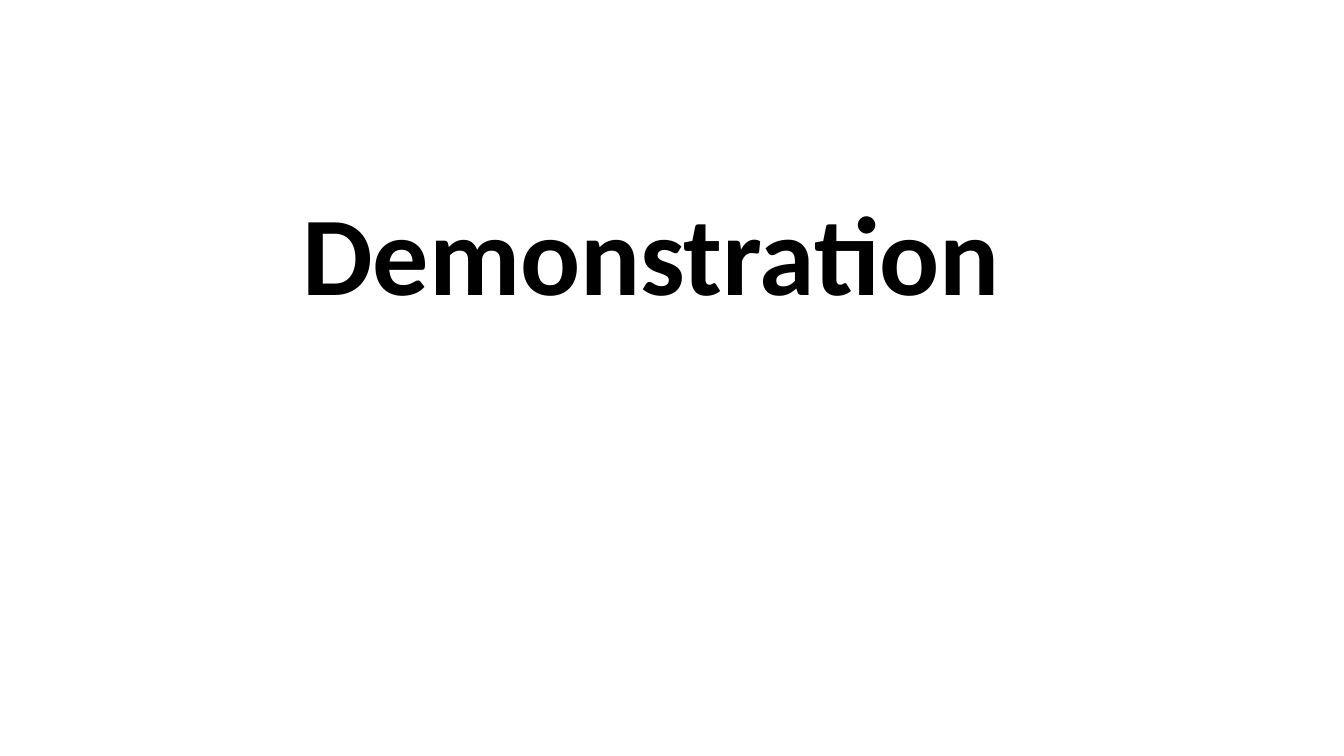
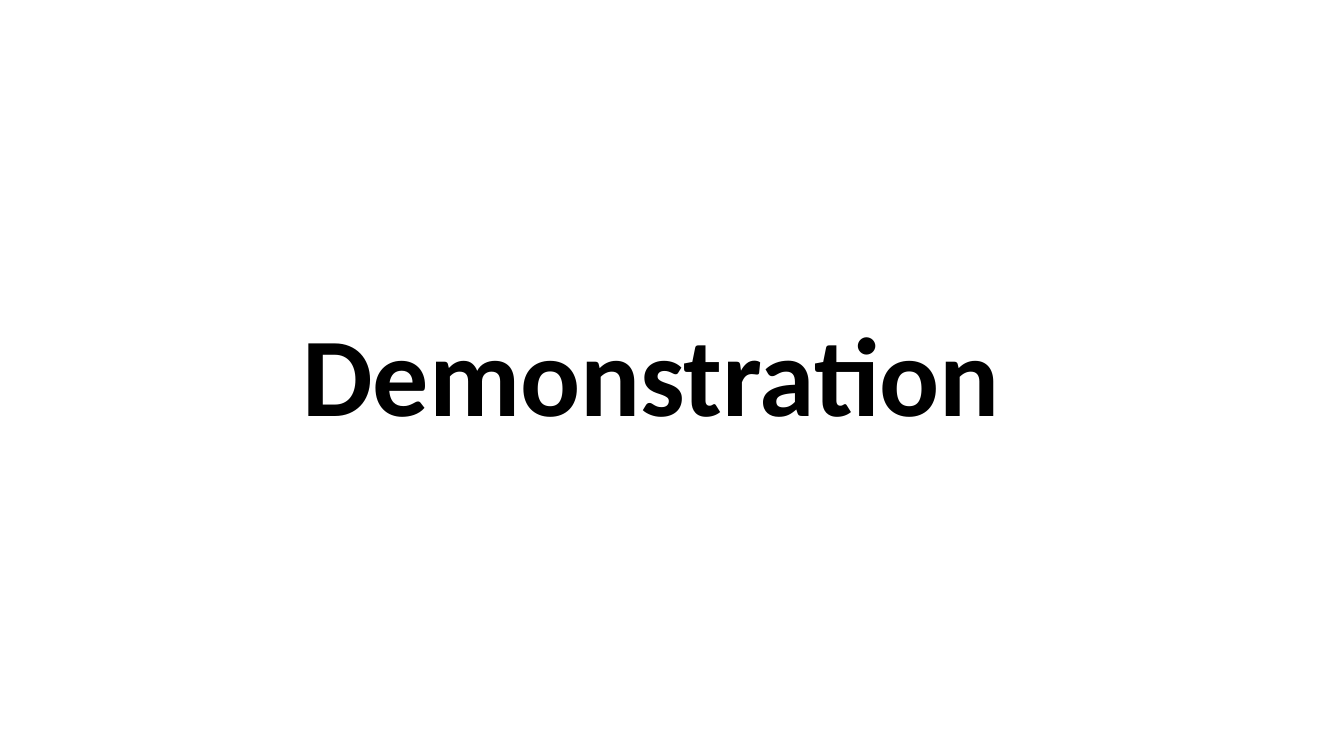
Before and after one commit to r-kass/gNetPlus, a slide deck: slide 7 of hackathon pres3.pptx. Drawn at 1344x756 pixels with LibreOffice and Linux fonts; fonts in the diff are those of the drawing; background and template pictures are left out. Boxes give left, top, right and bottom in pixels: in the first picture for what was removed or moved away, otherwise in the second. Text is boxed around its words. In the diff, an @@ line names an element or a change of style, - is before the commit and + after.

```diff
--- a/hackathon pres3.pptx
+++ b/hackathon pres3.pptx
@@ title "Demonstration": place and size @@
-title "Demonstration" at bbox=[302, 216, 1000, 296]
+title "Demonstration" at bbox=[302, 337, 1000, 417]
```
Also in this commit, not shown: 4 other slides changed, 1 slide added, 2 slides removed, 1 other file.
